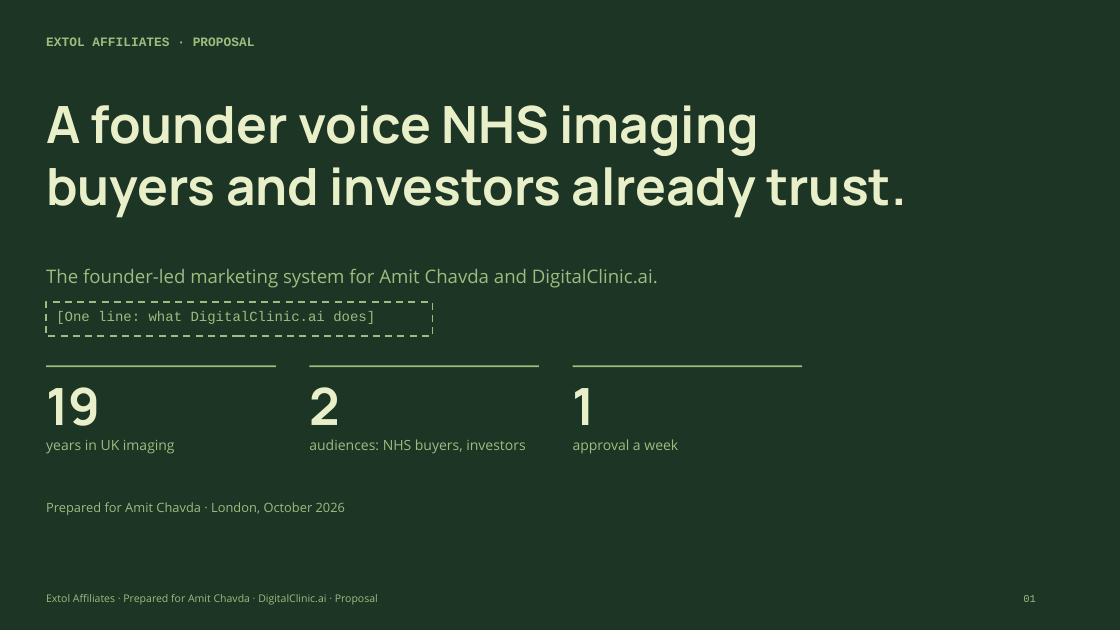
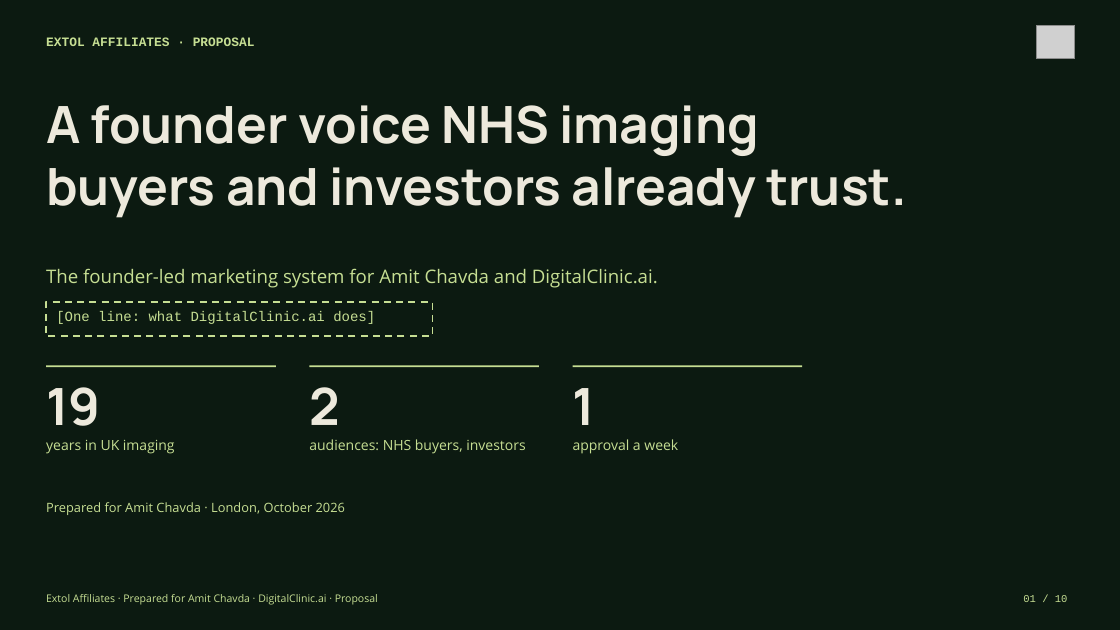
Before and after one commit to extolaffiliates/open-platform-site, a slide deck: slide 1 of presentations/amit-chavda/pptx/Amit_Chavda_x_Extol.pptx. Drawn at 1120x630 pixels with LibreOffice and Linux fonts; fonts in the diff are those of the drawing; grey boxes stand for pictures. Boxes give left, top, right and bottom in pixels: in the first picture for what was removed or moved away, otherwise in the second. Text is boxed around its words. In the diff, an @@ line names an element or a change of style, - is before the commit and + after.

```diff
--- a/presentations/amit-chavda/pptx/Amit_Chavda_x_Extol.pptx
+++ b/presentations/amit-chavda/pptx/Amit_Chavda_x_Extol.pptx
@@ background #1D3524 to #0C1A11 @@
@@ picture added at <box>1036,25,1075,59</box> @@
@@ rectangle at <box>46,302,433,336</box>: fill #1D3524 to #0C1A11; outline #9EBB80 1.5 pt dashed to #C6DE93 1.5 pt dashed @@
@@ fill #9EBB80 to #C6DE93 in 3 elements at <box>309,365,539,367</box>, <box>573,365,802,367</box>, <box>46,365,276,367</box> @@
@@ text colour #E9F0C9 to #EDE9DC in 4 elements at <box>46,105,906,218</box>, <box>46,387,100,426</box>, <box>309,387,340,425</box>, <box>573,388,595,425</box> @@
@@ text colour #9EBB80 to #C6DE93 in 8 elements at <box>46,37,255,46</box>, <box>46,594,378,605</box>, <box>46,268,658,288</box>, <box>56,311,375,324</box>, <box>46,440,175,454</box>, <box>309,439,525,454</box>, <box>573,439,678,454</box>, <box>46,502,345,515</box> @@
@@ text at <box>1023,595,1068,602</box>: text changed; text colour #9EBB80 to #C6DE93 @@
-01
+01 / 10
```
Also in this commit, not shown: 7 other slides changed, 2 slides added, 12 other files.
